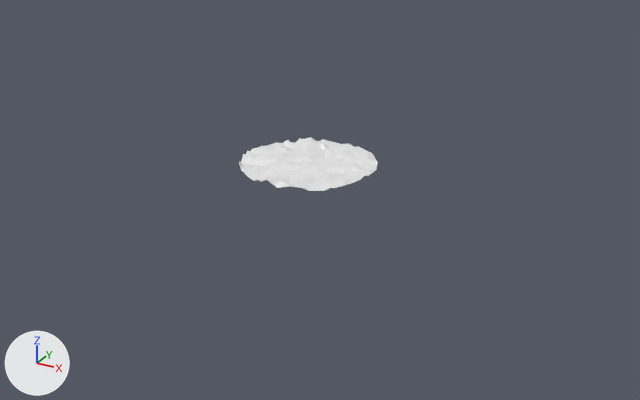
The FBX model Assets/Models/PRP_SeaBottom.FBX as it was, and as the next commit left it.
Both versions are drawn from a 50 mm lens placed at (8.89, -15.65, 7.0), pointed at (0.51, -0.4, -0.63). The lights are fixed; the arrows at lower left show +X, +Y and +Z. Where no turn or scale is listed for an object, it has been applied to the vertices.

Objects in the first picture: 'SCN_SeaBottom'.
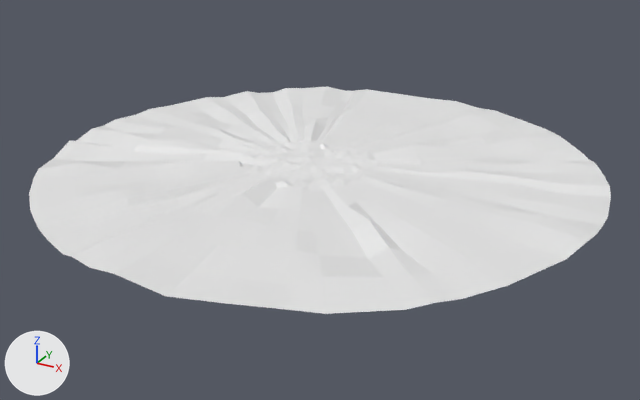
Commit message: Extending the floor bottom

Where the change shows, as pixel boxes (x1, y1, x2, y2) in the pictures (640 x 400 px):
'SCN_SeaBottom', reshaped (316% wider, 315% taller)
    before: (239, 137, 378, 191)
    after: (29, 87, 611, 314)
part 1 of me_mesh, added
    after: (29, 87, 611, 314)

The edits, one by one:
me_mesh is used by ob_scn_seabottom; location (0.0, 0.0, 0.0).
me_mesh had 310 vertices, 425 faces and spanned x -1.5..1.5, y -1.49..1.5, z -0.07..0.11.
me_mesh now has 620 vertices, 735 faces and spans x -5.58..6.34, y -6.11..5.79, z -0.14..0.15.
me_mesh part 1: 310 vertices added at x -5.58..6.34, y -6.11..5.79, z -0.14..0.15.
